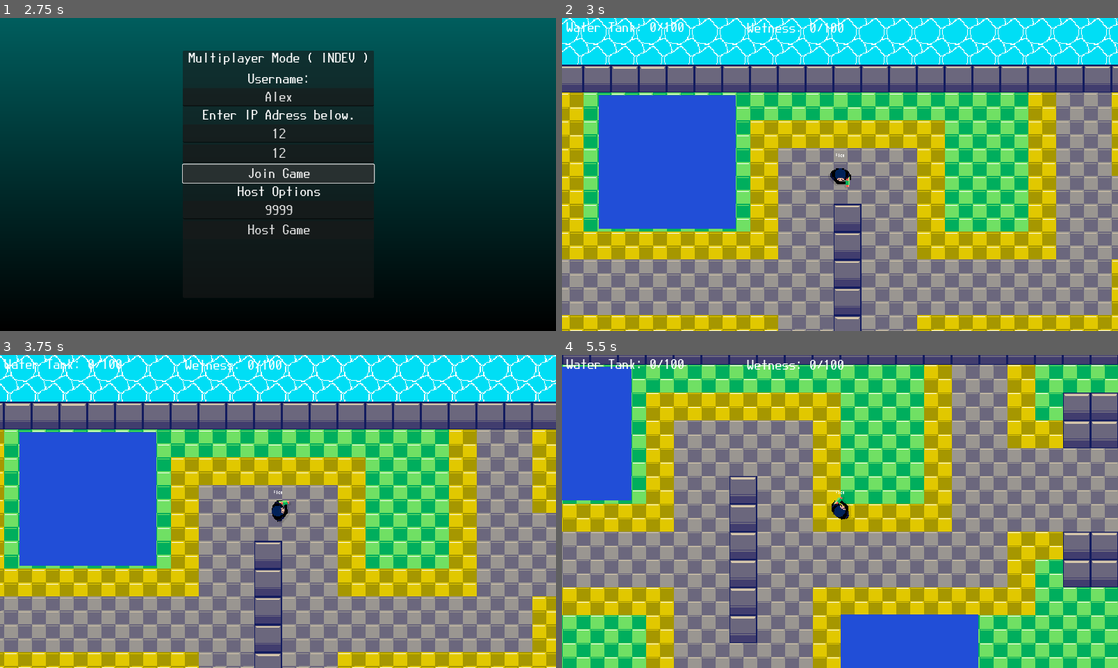
Above: before the commit, frames 1-4 (two rows, left to right).
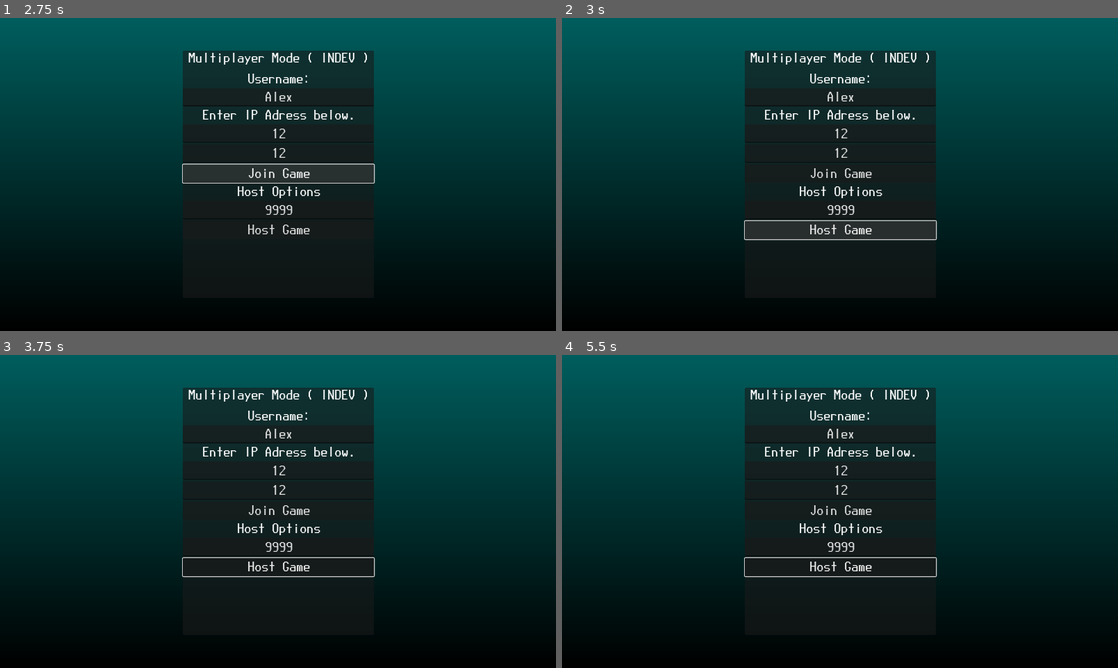
Above: after the commit, the same moments.

Repository: planksman/PreWatergun
Game: Godot game, scene res://Menu.tscn
The game is run twice, just before and just after one commit, with the same random seed, the same clock (stepped at 60 frames per second) and the same inputs.
Inputs (mouse positions are in pixels of both pictures, inside the frame that each line leads up to):
- Up to frame 1 (2.75 s): click "Play Online Test" at 0.5 s; click (278, 96) at 1.27 s; type "Alex" at 1.35 s; click (278, 133) at 1.5 s; type "12" at 1.58 s; click (278, 152) at 1.73 s; type "12" at 1.82 s; click "Join Game" at 2 s
- Up to frame 2 (3 s): click "Host Game" at 2.75 s
- Up to frame 3 (3.75 s): move the mouse to (400, 495) at 3.52 s; hold D (right) from 3.53 s (still down); hold R (Refill) from 3.53 s (still down)
- Up to frame 4 (5.5 s): move the mouse to (728, 527) at 4.27 s; release D (right) at 4.28 s; release R (Refill) at 4.28 s; hold S (down) 4.28-5.03 s; click (728, 527) at 4.35 s; move the mouse to (895, 442) at 5.02 s; hold D (right) from 5.03 s (still down); hold R (Refill) from 5.03 s (still down)

Frame 1 is identical in both runs. In frame 2, 100% of the frame differs, in the area x 0-100%, y 0-100%; in frame 3, 100%; in frame 4, 100%.
Error after the commit: Parse Error: Identifier "UsernameStuff" not declared in the current scope. (res://scripts/ToMain.gd:43)

Commit message:
Username fixes (#4)

Diff:
--- a/scripts/Player.gd
+++ b/scripts/Player.gd
@@ -7,7 +7,7 @@
 @export var rotation_speed = 1.5
 
 var ammo = 0
-@export var fake_name = "TestName"
+@export var fake_name = str(UsernameStuff.current_username)
 #export (bool) var OnWater = false
 
 @onready var WGTimer = get_node("Timers/WGTimer")
@@ -18,11 +18,11 @@
 func _ready():
 	set_multiplayer_authority(name.to_int())
 	print(str(is_multiplayer_authority()))
-	$Sprites/Authority.visible = is_multiplayer_authority()
+	$Sprites/Authority.visible = true
 	$Camera2D.enabled = is_multiplayer_authority()
 	$Hud.visible = is_multiplayer_authority()
 
-	fake_name_label.text = fake_name
+	fake_name_label.text = UsernameStuff.current_username
 
 	randomize()
 	spawn()
--- a/scripts/ToMain.gd
+++ b/scripts/ToMain.gd
@@ -7,6 +7,8 @@
 @onready var map_instance = get_node("MapInstance")
 @onready var network_node = get_node("Network")
 @onready var spawnpoints = get_node("Map/SpawnPoints")
+
+var your_fake_name
 
 #func _process(_delta):
 	#if Input.is_action_pressed("ui_cancel"):
@@ -20,10 +22,10 @@
 	multiplayer.multiplayer_peer = peer
 
 	multiplayer.peer_disconnected.connect(remove_player)
-	multiplayer.peer_connected.connect(add_player)
+	#multiplayer.peer_connected.connect(add_player)
 
 	load_game()
-	add_player(multiplayer.get_unique_id())
+	#add_player(multiplayer.get_unique_id())
 
 func _on_join_game_pressed():
 	setup_upnp(get_node("%PortJoin").text)
@@ -37,18 +39,21 @@
 	multiplayer.server_disconnected.connect(kick_everyone)
 
 
+func _process(delta):
+	UsernameStuff.current_username = get_node("%Username").text
+
 
 func load_game():
 	%MultiplayerConfig.hide()
-	#var map_inst = map.instantiate()
+	add_player.rpc_id(1,multiplayer.get_unique_id())
 	#map_instance.add_child(map_inst)
 
-@rpc("any_peer")
+@rpc("any_peer","call_local")
 func add_player(id):
 	print(str(id) + " Has joined the server")
 	var player_instance = player.instantiate()
 	player_instance.name = str(id)
-	player_instance.fake_name = get_node("%Username").text
+	player_instance.fake_name = your_fake_name
 	network_node.add_child(player_instance)
 
 @rpc("any_peer")
--- /dev/null
+++ b/scripts/UsernameStuff.gd
@@ -0,0 +1,3 @@
+extends Node
+
+var current_username = "Test"
